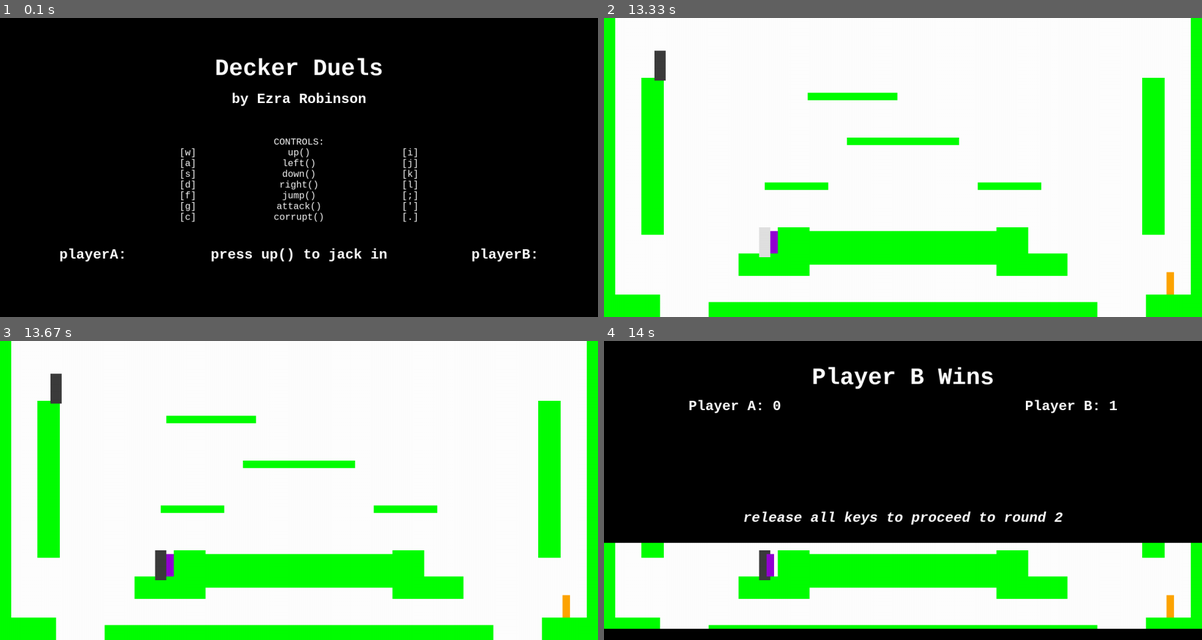
Above: before the commit, frames 1-4 (two rows, left to right).
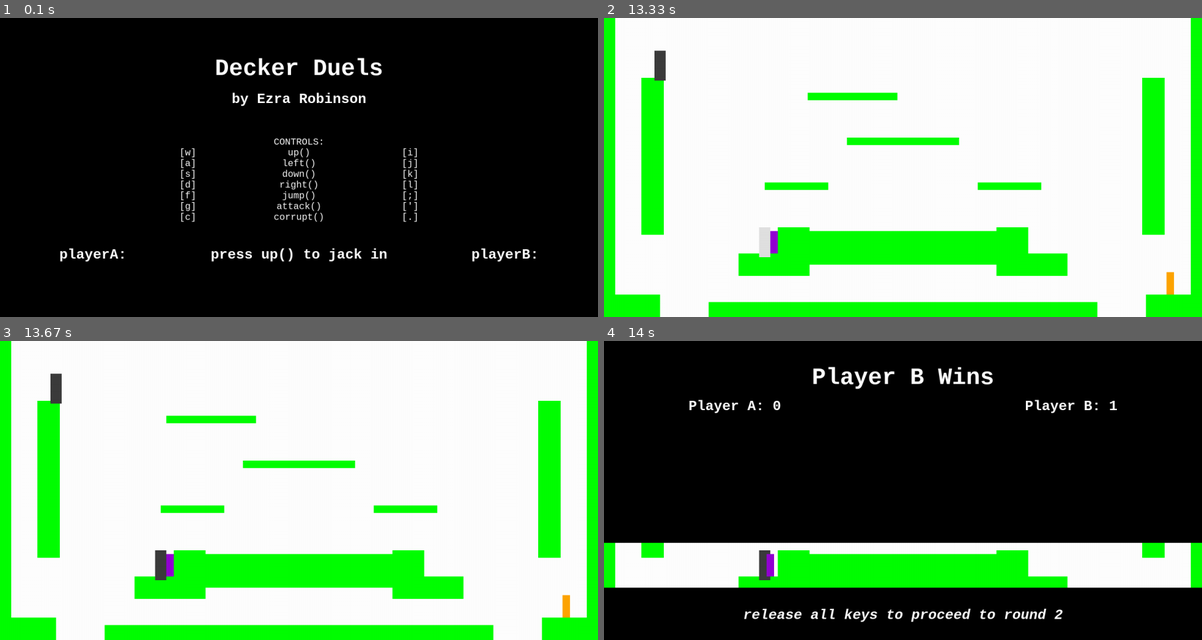
Above: after the commit, the same moments.

Repository: beccaelenzil/CS_ER
Game: pygame game, started from ScoringTheGame/Main/myGameClasses.py
Two runs of this game, one before a commit and one after it. Both use one fixed random seed, a clock stepped at 60 frames per second and the inputs below. The source is Python 2; it was converted automatically to run under Python 3.
Inputs:
- Up to frame 1 (0.1 s): no input
- Up to frame 2 (13.33 s): tap W at 0.33, 0.73, 1.23, 1.9, 2.67, 3.57, 4.55, 5.6, 10.6, 10.9, 11.27, 11.67, 11.97, 12.5, 12.8, 13 s; tap I at 5.68, 11.35, 12.58 s; hold D 10.53-11.17 s; hold S 11.2-11.57 s; hold A 11.6-12.07 s; tap C at 12.1, 13.08 s; hold D 12.43-12.9 s; hold W 12.93-13.23 s; hold D from 13.27 s (still down)
- Up to frame 3 (13.67 s): keep holding D; tap W at 13.33, 13.63 s
- Up to frame 4 (14 s): release D at 13.73 s; hold A from 13.77 s (still down); tap W at 13.83 s; tap I at 13.92 s

Frames 1-3 are identical in both runs. In frame 4, 14% of the frame differs, in the area x 0-100%, y 56-97%.

Commit message:
black bars work for when trapped

Diff:
--- a/ScoringTheGame/Main/myGameClasses.py
+++ b/ScoringTheGame/Main/myGameClasses.py
@@ -157,7 +157,9 @@
                     else:
                         # Stop our vertical movement
                         self.change_y = 0
-                    self.canDash = True
+
+                    if not self.attacking:
+                        self.canDash = True
                 elif self.change_y < 0:
                     self.rect.top = block.rect.bottom
 
@@ -530,20 +532,20 @@
     if pygame.sprite.collide_rect(player_a, player_b):
         if player_a.attacking and player_b.attacking:
             print "Tie"
-            pause(player_a, player_b, 5000, screen, 0)
+            pause(player_a, player_b, 5000, screen, 0, False)
             load_level(player_a, player_b, False, level_list, current_level)
             death_sound.play()
 
         elif player_a.attacking or player_b.ded:
             print "A Wins"
             player_a.score += 1
-            pause(player_a, player_b, 5000, screen, 1)
+            pause(player_a, player_b, 5000, screen, 1, False)
             load_level(player_a, player_b, True, level_list, current_level)
             death_sound.play()
         elif player_b.attacking or player_a.ded:
             print "B Wins"
             player_b.score += 1
-            pause(player_a, player_b, 5000, screen, 2)
+            pause(player_a, player_b, 5000, screen, 2, False)
             load_level(player_a, player_b, True, level_list, current_level)
             death_sound.play()
         else:
@@ -551,19 +553,19 @@
 
     if player_a.ded and player_b.ded:
         print "Tie"
-        pause(player_a, player_b, 5000, screen, 0)
+        pause(player_a, player_b, 5000, screen, 0, True)
         load_level(player_a, player_b, False, level_list, current_level)
         death_sound.play()
     elif player_b.ded:
         print "A Wins"
         player_a.score += 1
-        pause(player_a, player_b, 5000, screen, 1)
+        pause(player_a, player_b, 5000, screen, 1, True)
         load_level(player_a, player_b, True, level_list, current_level)
         death_sound.play()
     elif player_a.ded:
         print "B Wins"
         player_b.score += 1
-        pause(player_a, player_b, 5000, screen, 2)
+        pause(player_a, player_b, 5000, screen, 2, True)
         load_level(player_a, player_b, True, level_list, current_level)
         death_sound.play()
 
@@ -571,7 +573,7 @@
     player_b.ded = False
 
 
-def pause(player_a, player_b, min_duration, screen, winner):
+def pause(player_a, player_b, min_duration, screen, winner, trapped):
 
     player_a.move_x = 0
     player_a.move_y = 0
@@ -596,7 +598,14 @@
     player_b.downPressed = False
 
     # draw bars
-    if player_a.rect.y <= player_b.rect.y:
+    if trapped:
+        if winner == 1:
+            botRectTop = player_b.rect.y + 9 * textHeight
+            topRectBot = player_b.rect.y - 3 * textHeight
+        if winner == 2:
+            botRectTop = player_a.rect.y + 9 * textHeight
+            topRectBot = player_a.rect.y - 3 * textHeight
+    elif player_a.rect.y <= player_b.rect.y:
         botRectTop = player_b.rect.y + 9 * textHeight
         topRectBot = player_a.rect.y - 3 * textHeight
     else:
